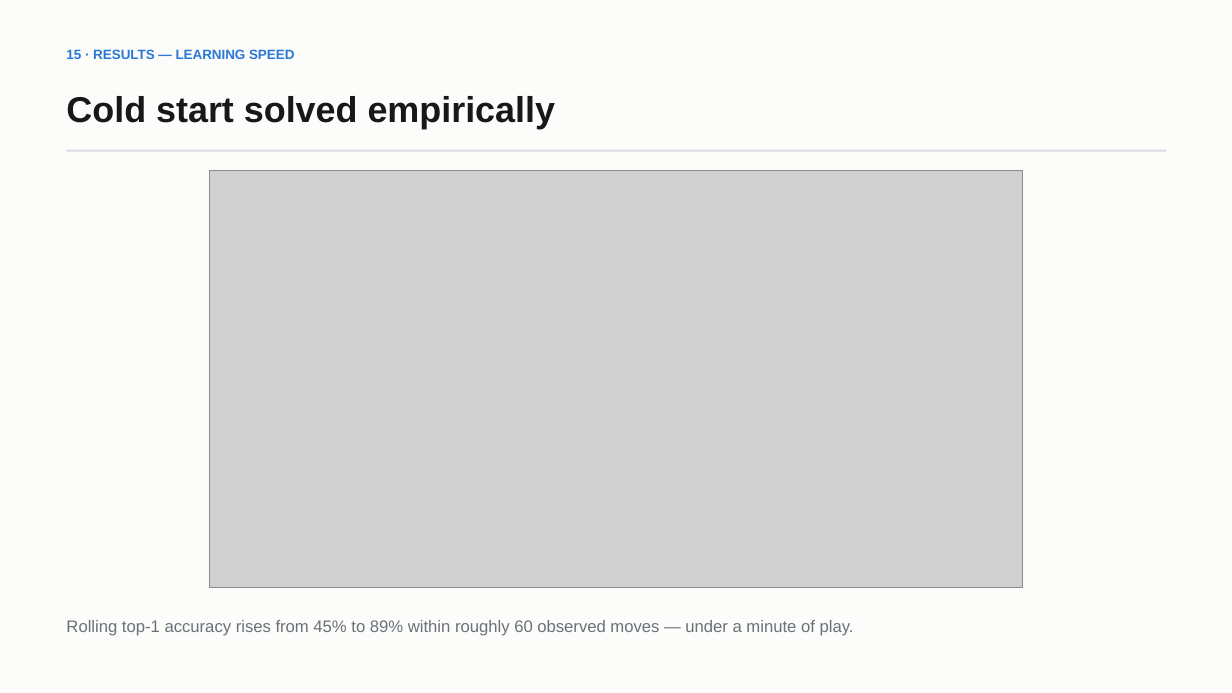
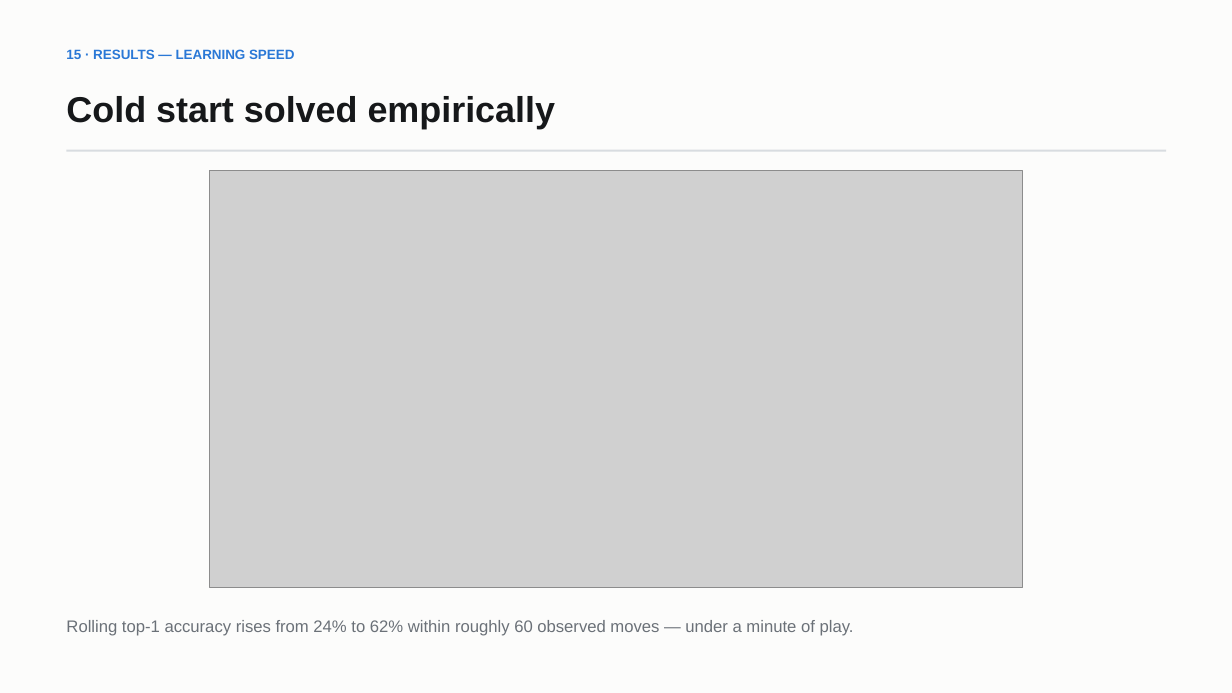
Before and after one commit to Sh1v4mKum4r/parity, a slide deck: slide 17 of docs/PARITY-review-deck.pptx. Drawn at 1232x693 pixels with LibreOffice and Linux fonts; fonts in the diff are those of the drawing; grey boxes stand for pictures. Boxes give left, top, right and bottom in pixels: in the first picture for what was removed or moved away, otherwise in the second. Text is boxed around its words. In the diff, an @@ line names an element or a change of style, - is before the commit and + after.

```diff
--- a/docs/PARITY-review-deck.pptx
+++ b/docs/PARITY-review-deck.pptx
@@ text at box(66, 620, 854, 636): text changed @@
-Rolling top-1 accuracy rises from 45% to 89% within roughly 60 observed moves — under a minute of play.
+Rolling top-1 accuracy rises from 24% to 62% within roughly 60 observed moves — under a minute of play.
```
Also in this commit, not shown: 10 other slides changed, 1 slide added, 16 other files.
